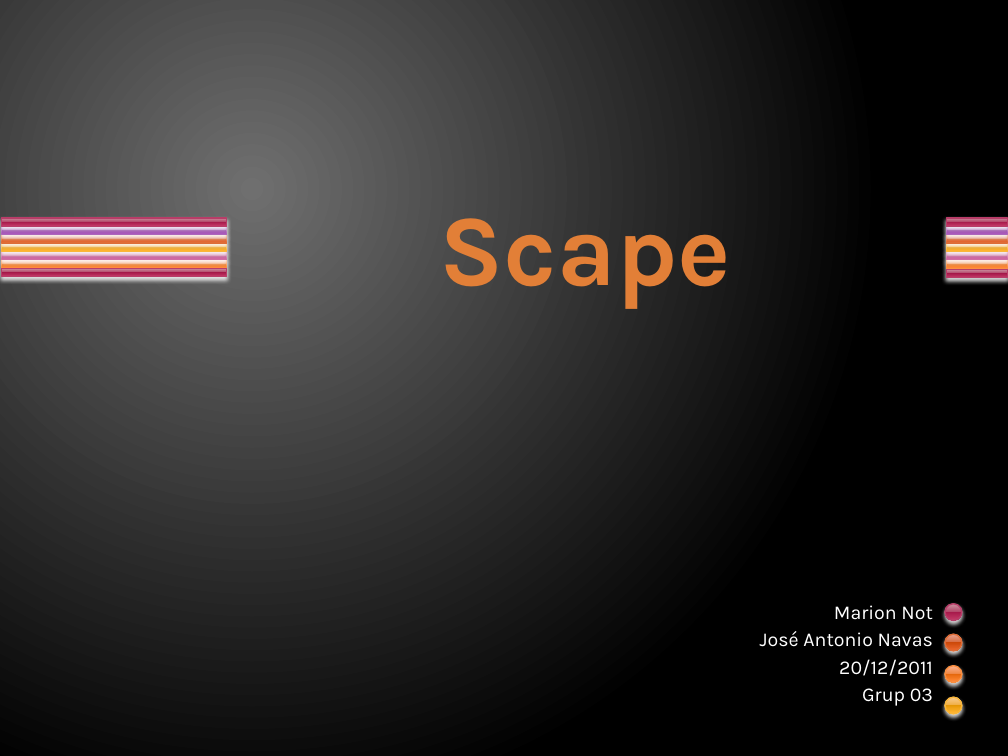
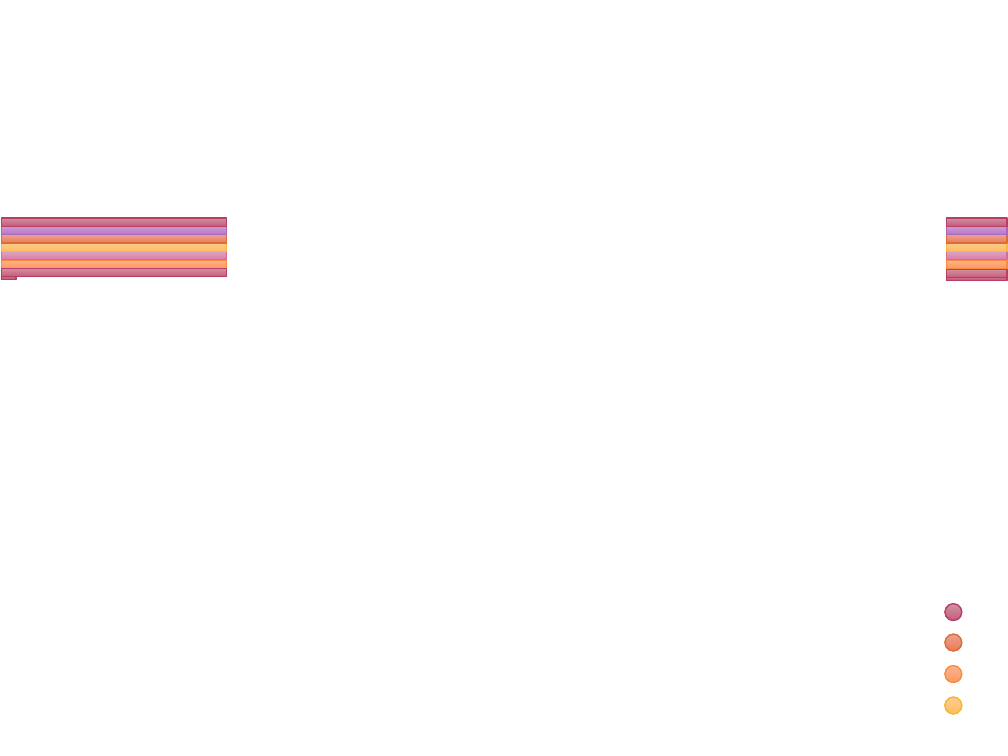
Before and after one commit to josenavas/ale-vj-qt2011, a slide deck: slide 1 of game/docs/Scape.pptx. Drawn at 1008x756 pixels with LibreOffice and Linux fonts; fonts in the diff are those of the drawing. Boxes give left, top, right and bottom in pixels: in the first picture for what was removed or moved away, otherwise in the second. Text is boxed around its words. In the diff, an @@ line names an element or a change of style, - is before the commit and + after.

```diff
--- a/game/docs/Scape.pptx
+++ b/game/docs/Scape.pptx
@@ background gradient #707070 to #000000 to #FFFFFF @@
@@ rectangle added at (1, 237, 16, 245), fill gradient #E7A492 to #EF7A55, outline #DE6C36 0.91 pt @@
@@ rectangle added at (1, 229, 16, 237), fill gradient #C6A1CF to #BA76C9, outline #AC66BB 0.91 pt @@
@@ rectangle added at (1, 221, 16, 229), fill gradient #CD94A2 to #CA5C7B, outline #B83D68 0.91 pt @@
@@ rectangle at (2, 226, 227, 234): fill gradient #C6A2D0 to #A666B4 to #8F3EA1 to #AD5DBF to #BA76CA to gradient #C6A1CF to #BA76C9; outline #AC66BB 0.9 pt to #AC66BB 0.91 pt; shadow off @@
@@ title removed at (440, 218, 731, 309) @@
-Scape
@@ rectangle at (947, 226, 1007, 234): fill gradient #C6A2D0 to #A666B4 to #8F3EA1 to #AD5DBF to #BA76CA to gradient #C6A1CF to #BA76C9; outline #AC66BB 0.9 pt to #AC66BB 0.91 pt; shadow off @@
@@ rectangle added at (947, 237, 1007, 245), fill gradient #E7A492 to #EF7A55, outline #DE6C36 0.91 pt @@
@@ rectangle added at (947, 229, 1007, 237), fill gradient #C6A1CF to #BA76C9, outline #AC66BB 0.91 pt @@
@@ rectangle added at (947, 221, 1007, 229), fill gradient #CD94A2 to #CA5C7B, outline #B83D68 0.91 pt @@
@@ rectangle added at (1, 262, 16, 270), fill gradient #FBB494 to #FF9960, outline #FA8D3D 0.91 pt @@
@@ rectangle added at (1, 254, 16, 262), fill gradient #DCA4C1 to #DC79AE, outline #CF6DA4 0.91 pt @@
@@ rectangle added at (1, 246, 16, 254), fill gradient #FACC93 to #FFBE5E, outline #F9B639 0.91 pt @@
@@ rectangle at (2, 251, 227, 259): fill gradient #DDA4C1 to #C66B9D to #B34181 to #D361A0 to #DC79AE to gradient #DCA4C1 to #DC79AE; outline #CF6DA4 0.9 pt to #CF6DA4 0.91 pt; shadow off @@
@@ rectangle at (947, 251, 1007, 259): fill gradient #DDA4C1 to #C66B9D to #B34181 to #D361A0 to #DC79AE to gradient #DCA4C1 to #DC79AE; outline #CF6DA4 0.9 pt to #CF6DA4 0.91 pt; shadow off @@
@@ rectangle added at (947, 262, 1007, 270), fill gradient #FBB494 to #FF9960, outline #FA8D3D 0.91 pt @@
@@ rectangle added at (947, 254, 1007, 262), fill gradient #DCA4C1 to #DC79AE, outline #CF6DA4 0.91 pt @@
@@ rectangle added at (947, 246, 1007, 254), fill gradient #FACC93 to #FFBE5E, outline #F9B639 0.91 pt @@
@@ rectangle added at (1, 271, 16, 279), fill gradient #CD94A2 to #CA5C7B, outline #B83D68 0.91 pt @@
@@ rectangle added at (947, 272, 1007, 280), fill gradient #CD94A2 to #CA5C7B, outline #B83D68 0.91 pt @@
@@ subtitle removed at (760, 605, 933, 706) @@
-Marion Not
-José Antonio Navas
-20/12/2011
-Grup 03
@@ fill gradient #CE94A2 to #B34869 to #A61749 to #C13764 to #CA5D7C to gradient #CD94A2 to #CA5C7B; outline #B83D68 0.9 pt to #B83D68 0.91 pt; shadow off in 5 elements at (2, 218, 227, 226), (2, 268, 227, 276), (947, 218, 1007, 226), (947, 269, 1007, 277), (946, 604, 963, 621) @@
@@ ellipse at (946, 604, 963, 621): fill gradient #CE94A2 to #B34869 to #A61749 to #C13764 to #CA5D7C to gradient #CD94A2 to #CA5C7B; outline #B83D68 0.9 pt to #B83D68 0.91 pt @@
@@ fill gradient #E7A493 to #D66B42 to #CC4809 to #E9642C to #F07B55 to gradient #E7A492 to #EF7A55; outline #DE6C36 0.9 pt to #DE6C36 0.91 pt; shadow off in 3 elements at (2, 235, 227, 243), (947, 235, 1007, 243), (946, 634, 963, 651) @@
@@ ellipse at (946, 634, 963, 651): fill gradient #E7A493 to #D66B42 to #CC4809 to #E9642C to #F07B55 to gradient #E7A492 to #EF7A55; outline #DE6C36 0.9 pt to #DE6C36 0.91 pt @@
@@ fill gradient #FBB494 to #F08745 to #E5670B to #FF8736 to #FF9961 to gradient #FBB494 to #FF9960; outline #FA8D3D 0.9 pt to #FA8D3D 0.91 pt; shadow off in 3 elements at (2, 260, 227, 268), (947, 260, 1007, 268), (946, 665, 963, 682) @@
@@ ellipse at (946, 665, 963, 682): fill gradient #FBB494 to #F08745 to #E5670B to #FF8736 to #FF9961 to gradient #FBB494 to #FF9960; outline #FA8D3D 0.9 pt to #FA8D3D 0.91 pt @@
@@ fill gradient #FBCC93 to #EFAE43 to #E59807 to #FFB432 to #FFBE5F to gradient #FACC93 to #FFBE5E; outline #F9B639 0.9 pt to #F9B639 0.91 pt; shadow off in 3 elements at (2, 243, 227, 251), (947, 243, 1007, 251), (946, 698, 963, 715) @@
@@ ellipse at (946, 698, 963, 715): fill gradient #FBCC93 to #EFAE43 to #E59807 to #FFB432 to #FFBE5F to gradient #FACC93 to #FFBE5E; outline #F9B639 0.9 pt to #F9B639 0.91 pt @@
@@ ellipse added at (946, 698, 963, 715), fill gradient #FACC93 to #FFBE5E, outline #F9B639 0.91 pt @@
```
Also in this commit, not shown: 6 other slides changed, 1 slide added, 1 slide removed.
